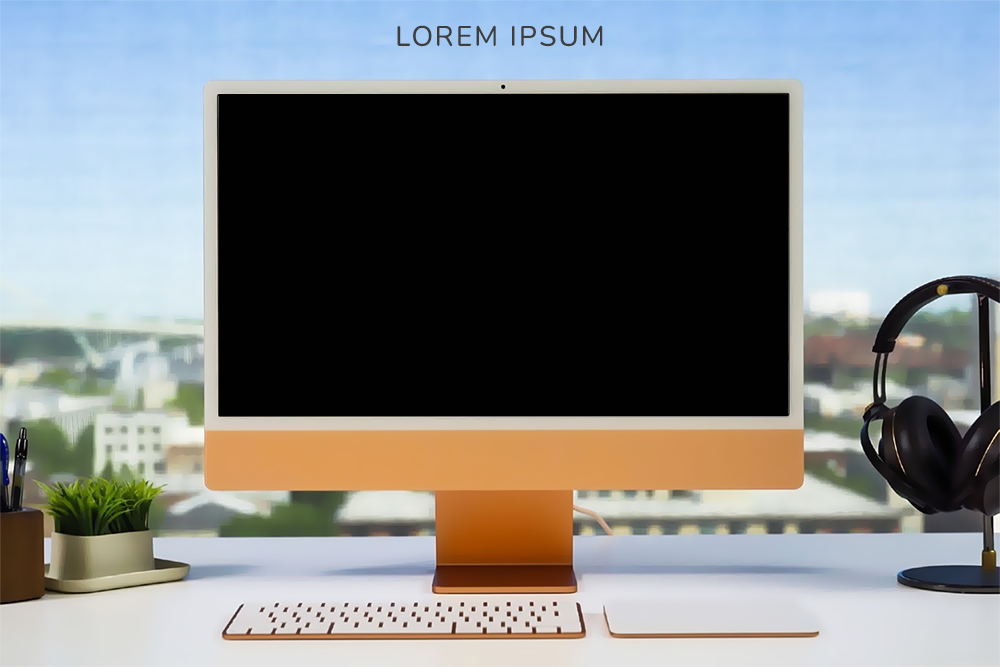
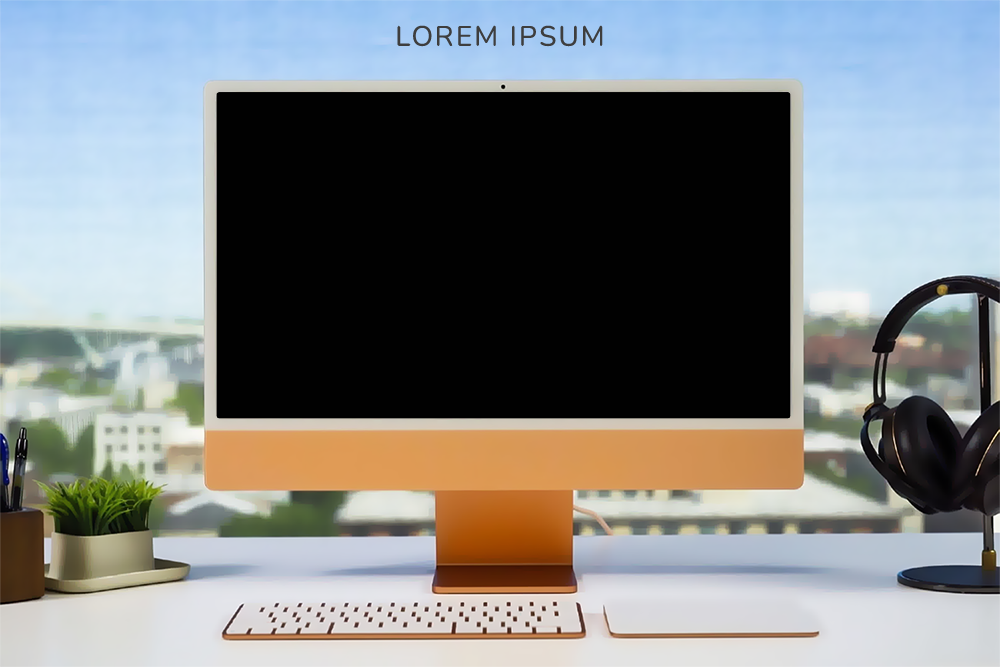
The second 1000×667 image is a revision of the first. Changes to its layers:
pixels changed over left=216, top=25, right=791, bottom=419 (layer not identified)
